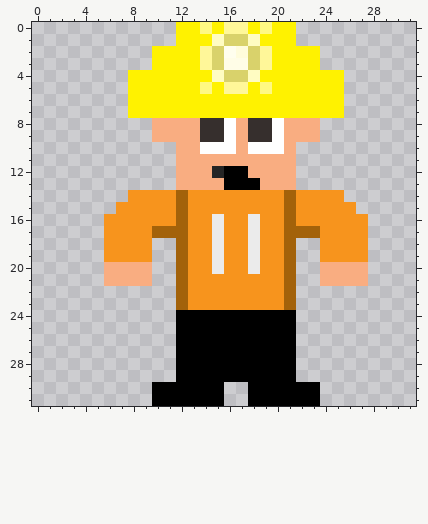
Two states of a pixel-art sprite, images/player.png. The first picture shows the starting point.
The file is 32x32 pixels.
The result:
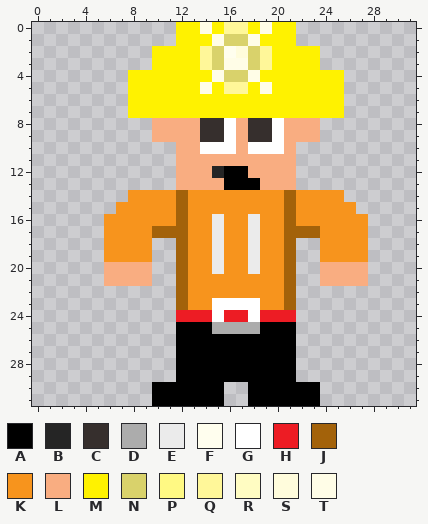
Palette (. is transparent): A #000000  B #252525  C #362f2d  D #acacac  E #ebebeb  F #fffeee  G #ffffff  H #ed1c24  J #a3620a  K #f7941d  L #f9ad81  M #fff200  N #d9d26b  P #fff983  Q #fff799  R #fffcc2  S #fffcdc  T #fffde7
The author wrote: added belt to player graphic
From old to new:
@@ x 12..21 @@
- 0 MMPMQQMPMM
- 1 MMMRNNRMMM
+ 0 MMTMQQMTMM
+ 1 MMMTNNTMMM
  2 MMQNFSNQMM
  3 MMQNTTNQMM
- 4 MMMRNNRMMM
- 5 MMPMQQMPMM
+ 4 MMMTNNTMMM
+ 5 MMTMQQMTMM
  6 MMMMMMMMMM
@@ x 10..23 @@
 22 ..JKKKKKKKKJ..
-23 ..JKKKKKKKKJ..
-24 ..AAAAAAAAAA..
-25 ..AAAAAAAAAA..
+23 ..JKKGGGGKKJ..
+24 ..HHHGHHGHHH..
+25 ..AAADDDDAAA..
 26 ..AAAAAAAAAA..
Pixel boxes of the changes (left, top, right, bottom) in both pictures:
changed: (200, 22, 272, 94)
changed: (176, 298, 296, 334)
